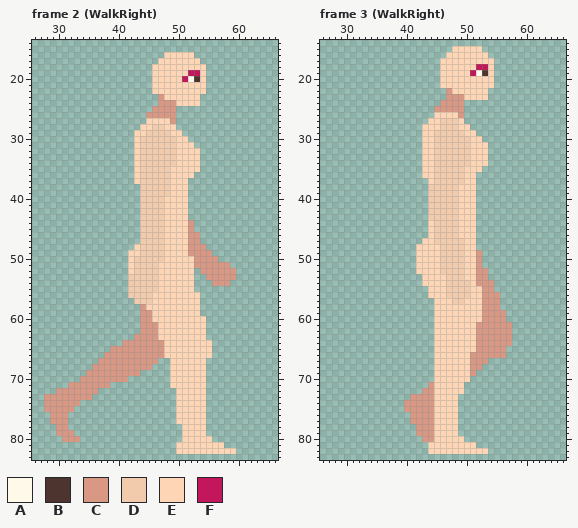
Pixel-art file, stored at Sidescroller/Practice/female_walk_96x96.aseprite. Above: the version before the commit.
96x96 pixels, 7 frames. Shown: frame 2 (WalkRight): x 26..66, y 14..83; frame 3 (WalkRight): x 26..66, y 14..83. The commit also changed other frames, which this record leaves out.
Visible layers, top first: "Hair", "Eyes", "Body".
Palette (. is transparent): A #fff9e9  B #4e342e  C #d99884  D #f2caac  E #fed5b5  F #c2185b
Pixels before, frame 2 (WalkRight) (only the part around the change), first column x 26:
62 ..................CCCEEEEEEEE............
63 .................CCCCEEEEEEEE............
64 ...............CCCCCCCEEEEEEEE...........
65 .............CCCCCCCCCEEEEEEEE...........
66 ............CCCCCCCCCCEEEEEEEE...........
67 ...........CCCCCCCCCC..EEEEEE............
68 ..........CCCCCCCCCC...EEEEEE............
69 .........CCCCCCCCC.....EEEEEE............
70 ........CCCCCCCC.......EEEEEE............
71 ......CCCCCCC..........EEEEEE............
72 ....CCCCCCC.............EEEEE............
73 ..CCCCCCCC..............EEEEE............
74 ..CCCCCC................EEEEE............
75 ..CCCCC.................EEEEE............
76 ...CCC..................EEEEE............
77 ...CCC..................EEEEE............
78 ....CC...................EEEE............
79 ....CCC..................EEEE............
80 .....CCC.................EEEEE...........
81 ........................EEEEEEEE.........
82 ........................EEEEEEEEEE.......
83 .........................................
Pixels before, frame 3 (WalkRight) (only the part around the change), first column x 33:
63 ............EEEEEEECCCCCC.........
64 ............EEEEEEECCCCCC.........
65 ............EEEEEEECCCCC..........
66 ............EEEEEECCCCCC..........
67 ............EEEEEECCC.............
68 ............EEEEEECC..............
69 ............EEEEEEC...............
70 ............EEEEEE................
71 ...........CEEEEE.................
72 ..........CCEEEEE.................
73 ........CCCCEEEE..................
74 .......CCCCCEEEE..................
75 .......CCCCCEEEE..................
76 ........CCCCEEEE..................
77 ........CCCCEEEE..................
78 .........CCCEEEE..................
79 .........CCCEEEE..................
80 ..........CCEEEEE.................
81 ...........EEEEEEEE...............
82 ...........EEEEEEEEEE.............
83 ..................................
After the commit:
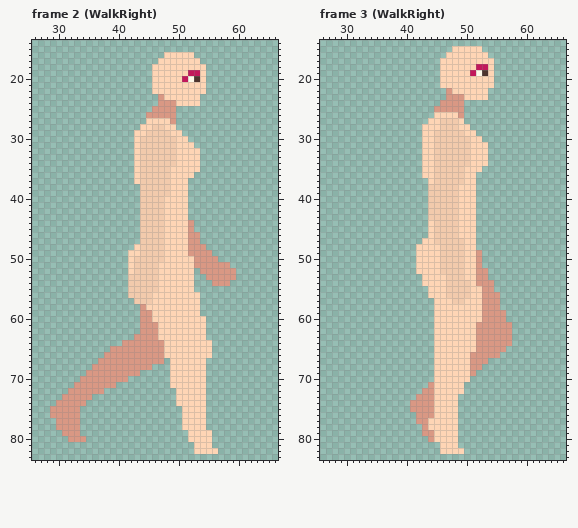
Changes in this commit:
{"where": "frame 2 (WalkRight), layer \"Body\""}
{"frame":2,"y":67,"x":47,"old":".","new":"C"}
{"frame":2,"y":71,"x":32,"old":"C","new":"."}
{"frame":2,"y":71,"x":39,"old":".","new":"C"}
{"frame":2,"y":72,"x":30,"old":"CC","new":".."}
{"frame":2,"y":72,"x":37,"old":".","new":"C"}
{"frame":2,"y":73,"x":28,"old":"CCC","new":"..."}
{"frame":2,"y":74,"x":28,"old":"CC","new":".."}
{"frame":2,"y":74,"x":34,"old":".","new":"C"}
{"frame":2,"y":75,"x":28,"old":"C","new":"."}
{"frame":2,"y":75,"x":33,"old":".","new":"C"}
{"frame":2,"y":75,"x":50,"old":"E","new":"."}
{"frame":2,"y":76,"x":32,"old":"..","new":"CC"}
{"frame":2,"y":76,"x":50,"old":"E","new":"."}
{"frame":2,"y":77,"x":29,"old":"C","new":"."}
{"frame":2,"y":77,"x":32,"old":"..","new":"CC"}
{"frame":2,"y":77,"x":50,"old":"E","new":"."}
{"frame":2,"y":78,"x":32,"old":"..","new":"CC"}
{"frame":2,"y":79,"x":30,"old":"C","new":"."}
{"frame":2,"y":79,"x":33,"old":".","new":"C"}
{"frame":2,"y":79,"x":51,"old":"E","new":"."}
{"frame":2,"y":79,"x":55,"old":".","new":"E"}
{"frame":2,"y":80,"x":31,"old":"C","new":"."}
{"frame":2,"y":80,"x":34,"old":".","new":"C"}
{"frame":2,"y":80,"x":51,"old":"E","new":"."}
{"frame":2,"y":81,"x":50,"old":"EEE","new":"..."}
{"frame":2,"y":81,"x":56,"old":"EE","new":".."}
{"frame":2,"y":82,"x":50,"old":"EEE","new":"..."}
{"frame":2,"y":82,"x":57,"old":"EEE","new":"..."}
{"where": "frame 3 (WalkRight), layer \"Body\""}
{"frame":3,"y":66,"x":56,"old":"C","new":"."}
{"frame":3,"y":73,"x":41,"old":"C","new":"."}
{"frame":3,"y":74,"x":40,"old":"C","new":"."}
{"frame":3,"y":75,"x":40,"old":"C","new":"."}
{"frame":3,"y":76,"x":41,"old":"C","new":"."}
{"frame":3,"y":77,"x":41,"old":"C","new":"."}
{"frame":3,"y":77,"x":44,"old":"C","new":"E"}
{"frame":3,"y":78,"x":42,"old":"C","new":"."}
{"frame":3,"y":78,"x":44,"old":"C","new":"E"}
{"frame":3,"y":79,"x":42,"old":"C","new":"."}
{"frame":3,"y":80,"x":43,"old":"C","new":"."}
{"frame":3,"y":80,"x":49,"old":"E","new":"."}
{"frame":3,"y":81,"x":44,"old":"EE","new":".."}
{"frame":3,"y":81,"x":49,"old":"EEE","new":"..."}
{"frame":3,"y":82,"x":44,"old":"EE","new":".."}
{"frame":3,"y":82,"x":50,"old":"EEEE","new":"...."}
